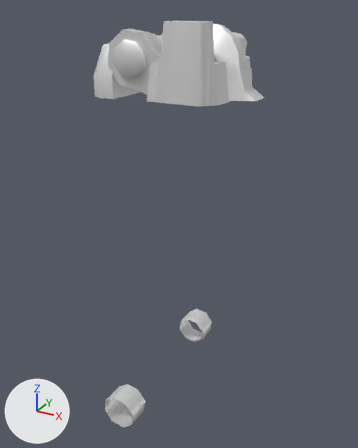
An edit to the glTF model glb/legeconv.glb, drawn before and after from the same camera.
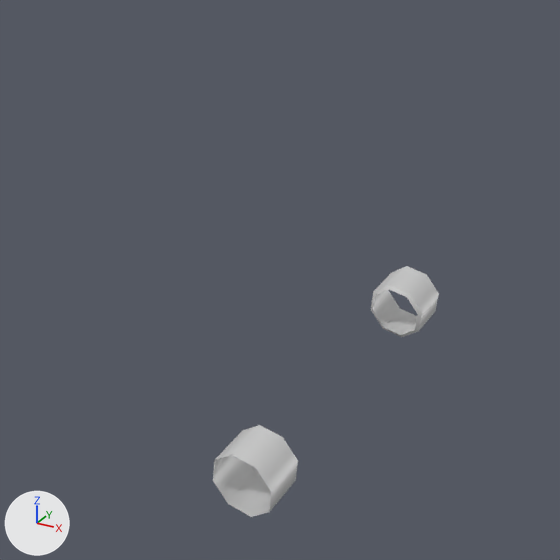
Each version appears first whole from a camera (50 mm lens) standing at (66.9, -118.1, 20.7) and looking at (2.1, -0.4, -38.2), and next in a close-up on the part from 1% to 75% of the width and 41% to 100% of the height. Every picture has the same lights, and +X, +Y and +Z are marked at lower left. The first two pictures are the older version. Where no turn or scale is listed for an object, it has been applied to the vertices.

In view in the first close-up: 'coverl', 'coverr'.
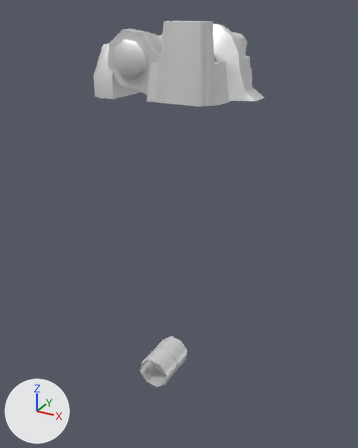
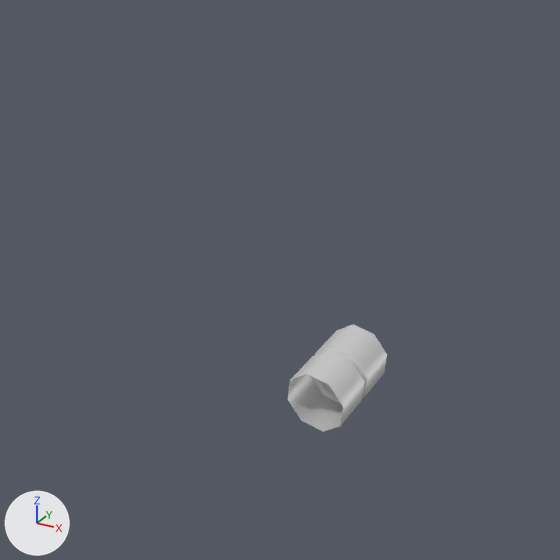
Pixel boxes (x1, y1, x2, y2) of what changed, in the close-ups (560 x 560 px):
'coverr', moved
    before: (213, 425, 298, 517)
    after: (288, 350, 365, 432)
'coverl', moved
    before: (371, 266, 439, 337)
    after: (315, 324, 387, 398)

What the commit changed:
Object 'coverl' (ob_coverl) moves from (-3.9, 23.5, -91.0) to (-3.9, 3.6, -91.0).
Object 'coverr' (ob_coverr) moves from (-3.9, -23.5, -91.0) to (-3.9, -3.6, -91.0).
